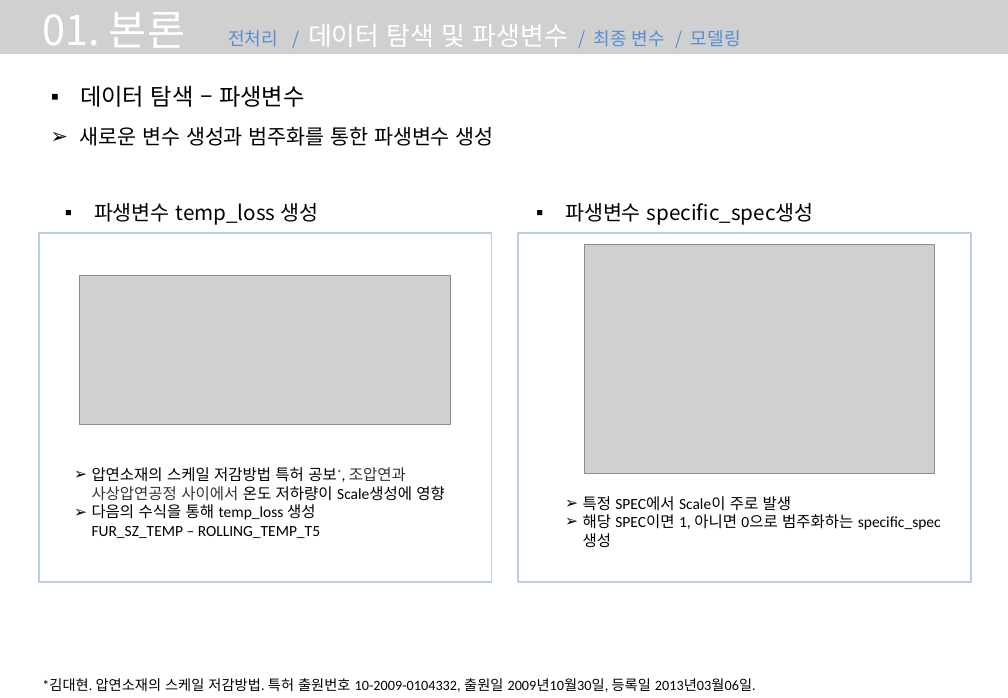
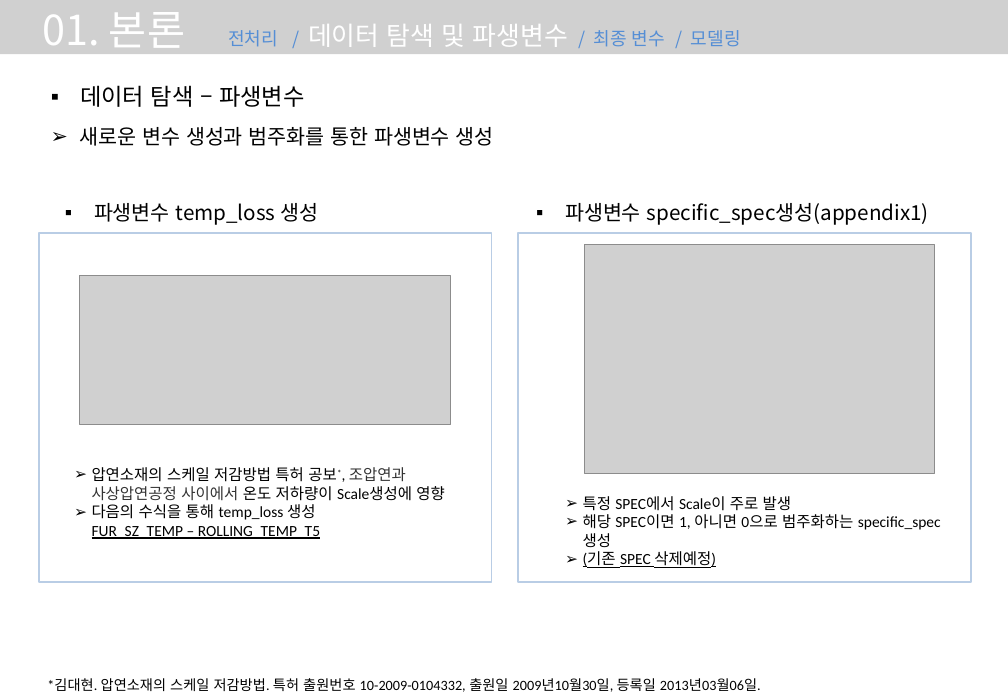
Before and after one commit to InkyunMoon/-----, a slide deck: slide 10 of 스케일 불량요인 파악과 개선기회 도출.pptx. Drawn at 1008x698 pixels with LibreOffice and Linux fonts; fonts in the diff are those of the drawing; grey boxes stand for pictures. Boxes give left, top, right and bottom in pixels: in the first picture for what was removed or moved away, otherwise in the second. Text is boxed around its words. In the diff, an @@ line names an element or a change of style, - is before the commit and + after.

```diff
--- a/스케일 불량요인 파악과 개선기회 도출.pptx
+++ b/스케일 불량요인 파악과 개선기회 도출.pptx
@@ text at (x1=565, y1=203, x2=929, y2=225): text changed @@
-▪ 파생변수 specific_spec생성
+▪ 파생변수 specific_spec생성(appendix1)
@@ text at (x1=92, y1=504, x2=320, y2=539): underline on in "FUR_SZ_TEMP – ROLLING_TEMP_T5" @@
@@ text at (x1=583, y1=551, x2=716, y2=568): paragraph added @@
+➢ (기존 SPEC 삭제예정)
@@ text "*김대현. 압연소재의 스케일 저감방법. 특허 ..." moved from (x1=42, y1=678, x2=756, y2=692) to (x1=47, y1=678, x2=761, y2=692) @@
```
Also in this commit, not shown: 3 other slides changed, 8 other files.
